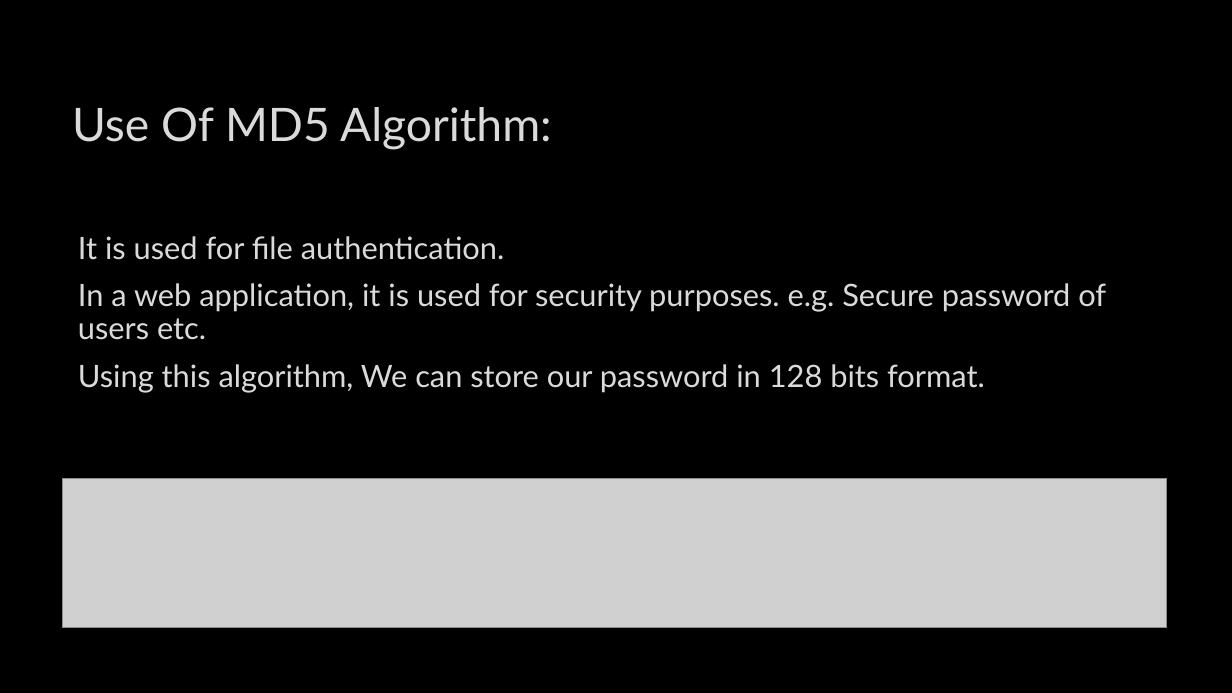
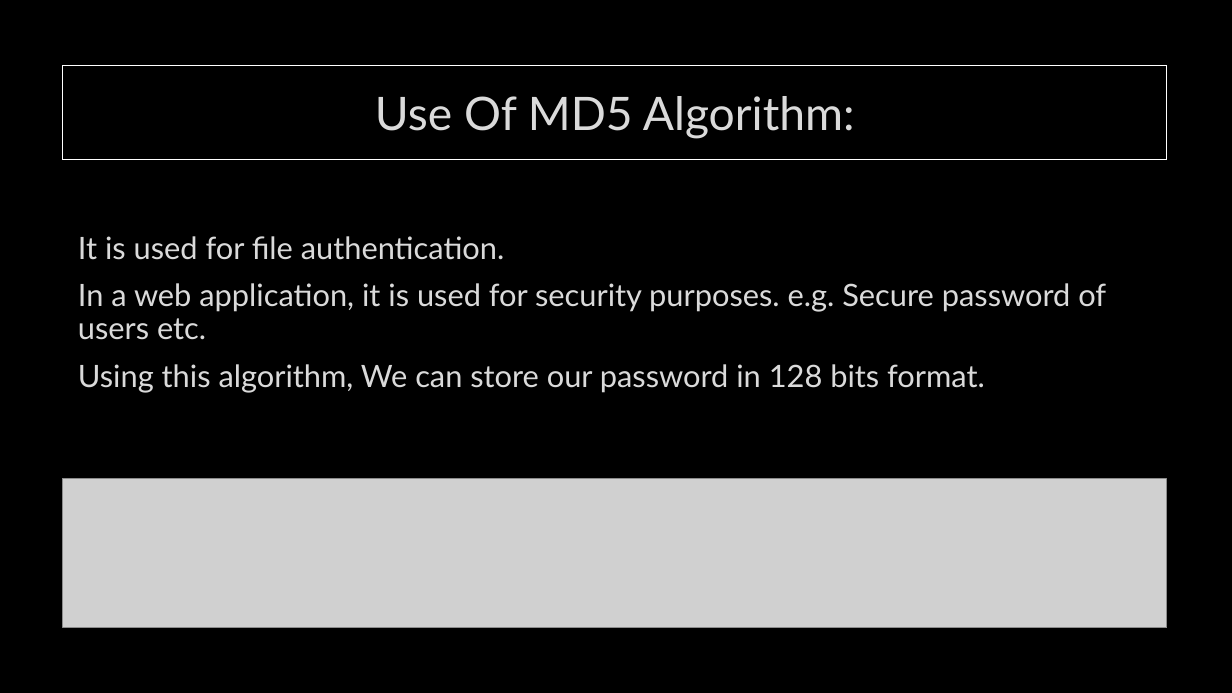
Before and after one commit to MohamedEmary/graduation-project, a slide deck: slide 11 of tasks/week-01/hashing.pptx. Drawn at 1232x693 pixels with LibreOffice and Linux fonts; fonts in the diff are those of the drawing; grey boxes stand for pictures; background and template pictures are left out. Boxes give left, top, right and bottom in pixels: in the first picture for what was removed or moved away, otherwise in the second. Text is boxed around its words. In the diff, an @@ line names an element or a change of style, - is before the commit and + after.

```diff
--- a/tasks/week-01/hashing.pptx
+++ b/tasks/week-01/hashing.pptx
@@ title "Use Of MD5 Algorithm:": place and size @@
-title "Use Of MD5 Algorithm:" at (72,107,552,150)
+title "Use Of MD5 Algorithm:" at (63,65,1167,160)
@@ title "Use Of MD5 Algorithm:" at (63,65,1167,160): alignment left to centre; outline none to #FFFFFF 0.75 pt; shadow on @@
```
Also in this commit, not shown: 30 other slides changed.
